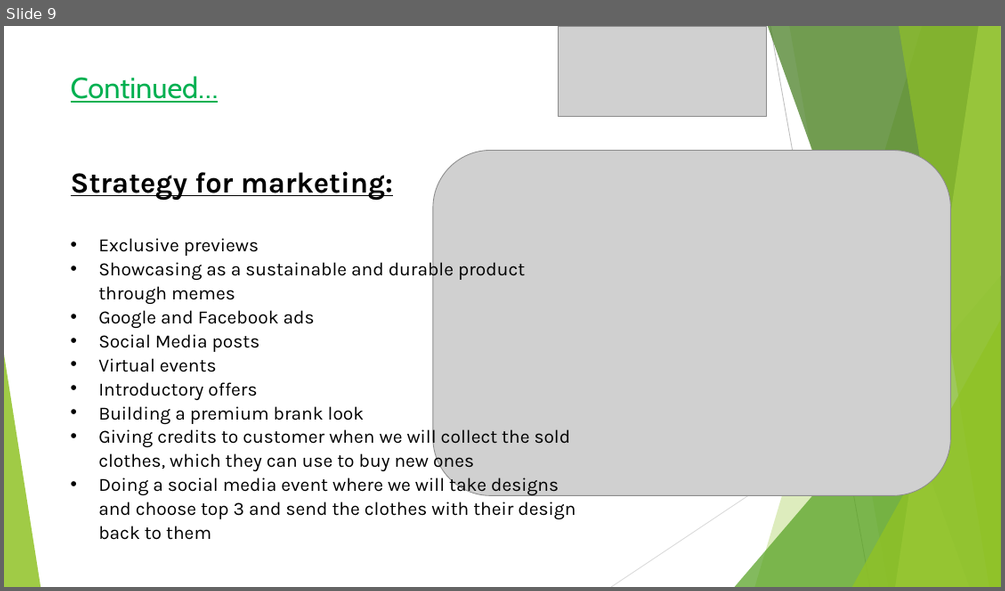
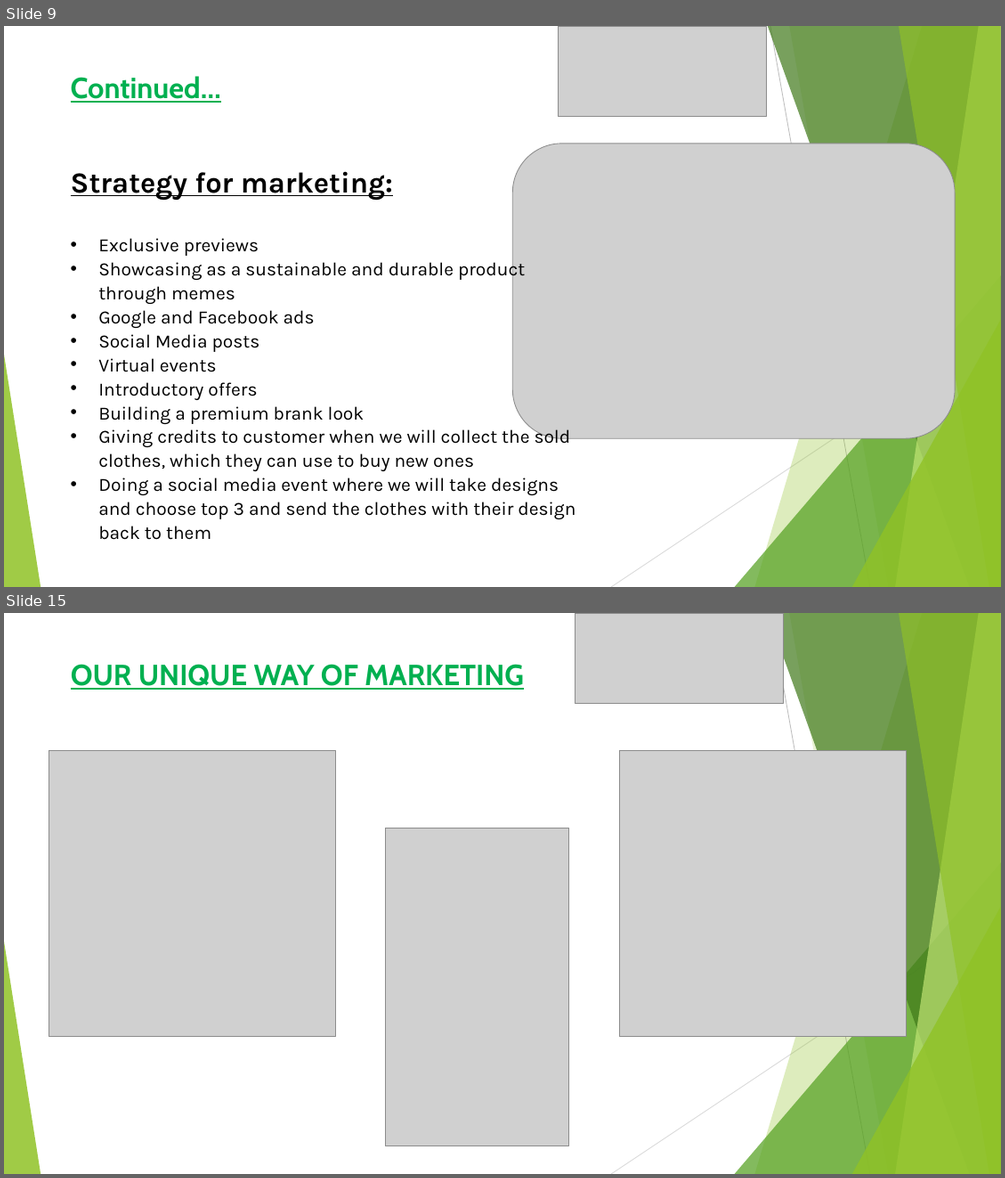
Before and after one commit to subhro1530/Hult-Prize, a slide deck: Demonstration.pptx. Shown one above the other, each under a label of ours: slide 9 before the commit, slides 9 and 15 after it; the slides between them are not shown. The pictures are 1005x591 and 1005x1178 pixels, drawn with LibreOffice and Linux fonts; fonts in the diff are those of the drawing; grey boxes stand for pictures. Boxes give left, top, right and bottom in pixels: in the first picture for what was removed or moved away, otherwise in the second. Text is boxed around its words. In the diff, an @@ line names an element or a change of style, - is before the commit and + after.

```diff
--- a/Demonstration.pptx
+++ b/Demonstration.pptx
@@ slide 15 added at (4, 613, 1001, 1174), background #FFFFFF; not listed: 10 template elements that a slide beside it also shows @@
@@ picture added at (574, 613, 783, 704) @@
@@ text added at (71, 664, 524, 690), 28 pt, text #00B050, bold, underline @@
+OUR UNIQUE WAY OF MARKETING
@@ picture added at (48, 750, 335, 1037) @@
@@ picture added at (619, 750, 906, 1037) @@
@@ picture added at (386, 827, 568, 1145) @@
@@ slide 9 changed as well @@
@@ text "Continued…" at (71, 76, 221, 103): bold on @@
@@ picture: place and size @@
-picture at (433, 150, 951, 496)
+picture at (512, 143, 955, 438)
```
Also in this commit, not shown: 9 other slides changed, 5 other slides added, 2 slides removed.
